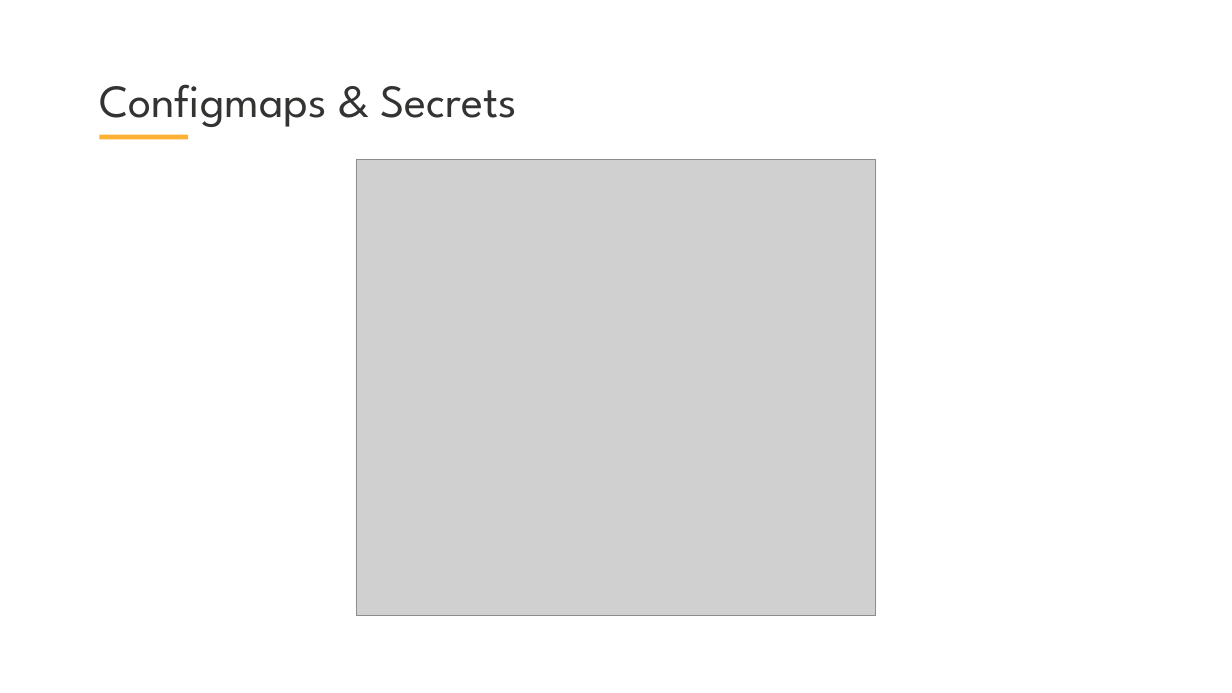
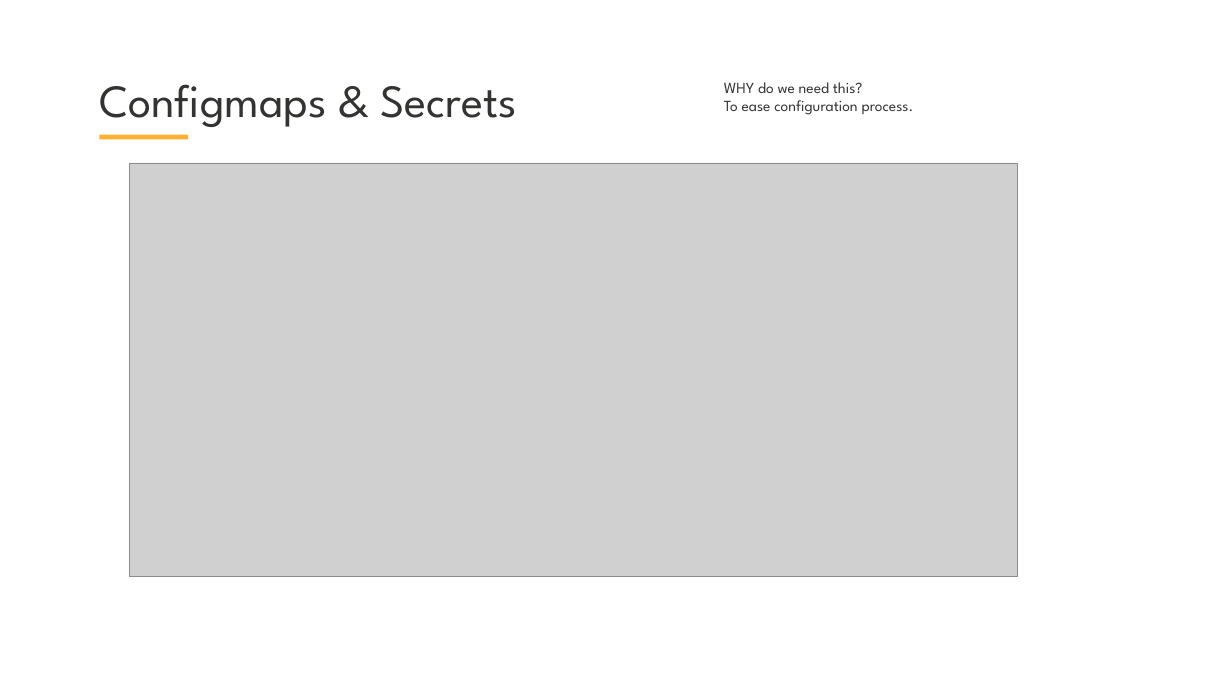
Before and after one commit to skabrits/DevOps-Workshop, a slide deck: slide 2 of Part II/Workshop-II.pptx. Drawn at 1232x693 pixels with LibreOffice and Linux fonts; fonts in the diff are those of the drawing; grey boxes stand for pictures; background and template pictures are left out. Boxes give left, top, right and bottom in pixels: in the first picture for what was removed or moved away, otherwise in the second. Text is boxed around its words. In the diff, an @@ line names an element or a change of style, - is before the commit and + after.

```diff
--- a/Part II/Workshop-II.pptx
+++ b/Part II/Workshop-II.pptx
@@ text added at [724,82,914,115], 18 pt, text #333332 @@
+WHY do we need this?
+To ease configuration process.
@@ picture: place and size @@
-picture at [356,159,875,615]
+picture at [129,163,1017,576]
```
Also in this commit, not shown: 4 other slides changed, 5 slides added, 1 slide removed, 2 other files.
